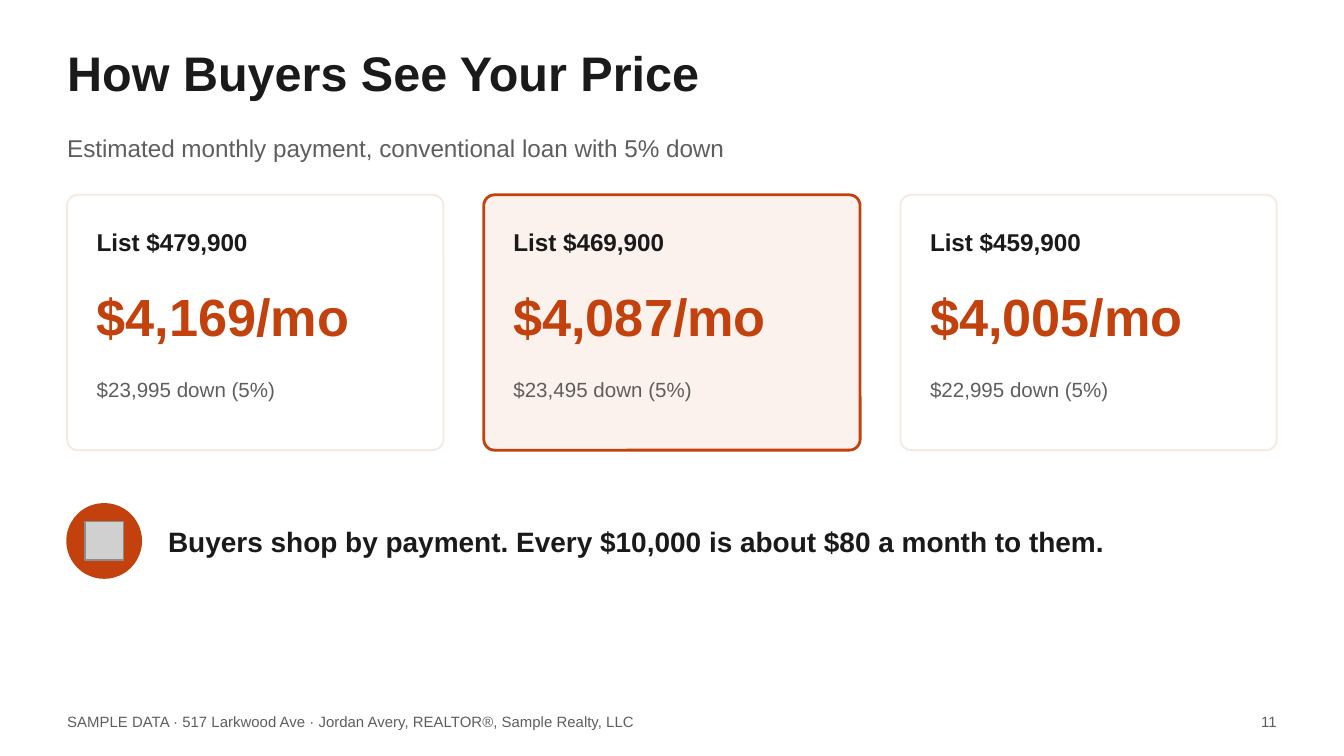
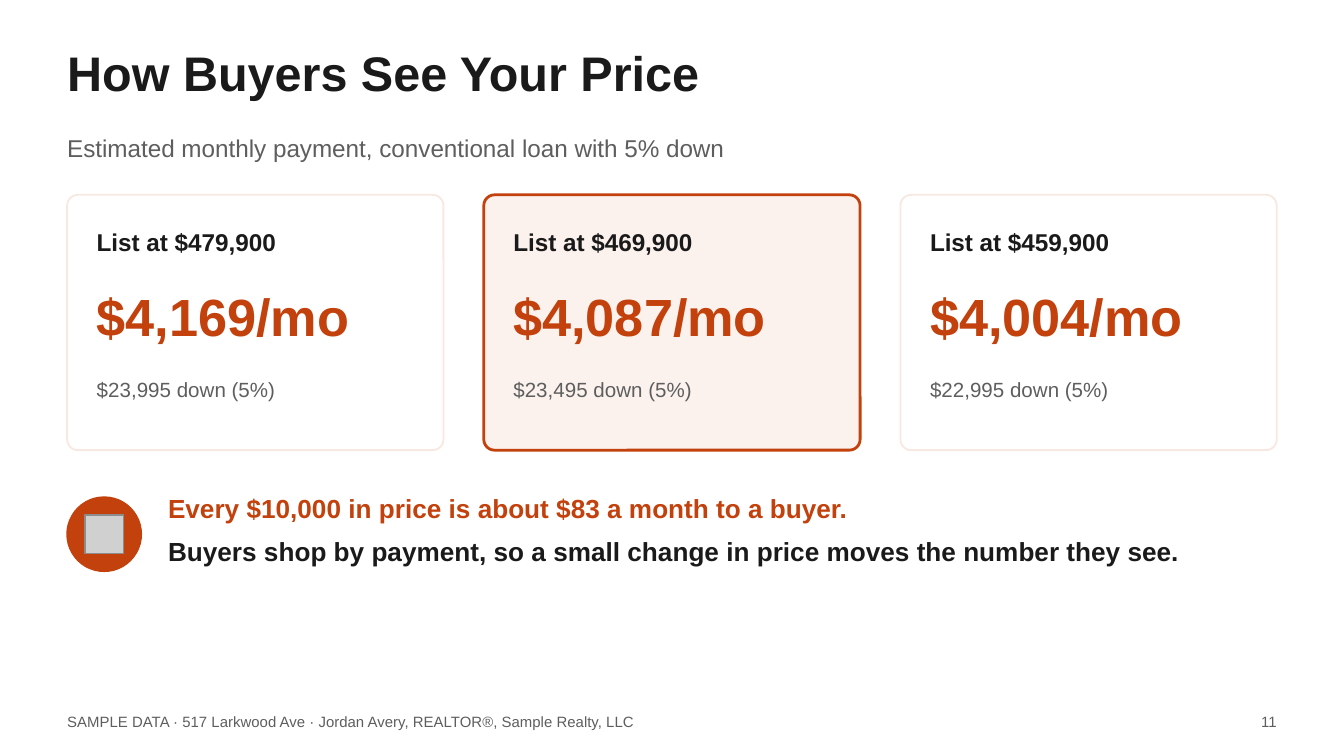
Before and after one commit to axelrivera/real-estate-skills, a slide deck: slide 11 of samples/seller-cma/517-Larkwood-Ave-Listing-Presentation.pptx. Drawn at 1344x756 pixels with LibreOffice and Linux fonts; fonts in the diff are those of the drawing; grey boxes stand for pictures. Boxes give left, top, right and bottom in pixels: in the first picture for what was removed or moved away, otherwise in the second. Text is boxed around its words. In the diff, an @@ line names an element or a change of style, - is before the commit and + after.

```diff
--- a/samples/seller-cma/517-Larkwood-Ave-Listing-Presentation.pptx
+++ b/samples/seller-cma/517-Larkwood-Ave-Listing-Presentation.pptx
@@ text at (97, 233, 276, 255): text changed @@
-List $479,900
+List at $479,900
@@ text at (513, 233, 692, 255): text changed @@
-List $469,900
+List at $469,900
@@ text at (930, 233, 1109, 255): text changed @@
-List $459,900
+List at $459,900
@@ text at (930, 297, 1182, 344): text changed @@
-$4,005/mo
+$4,004/mo
@@ ellipse: place and size @@
-ellipse at (67, 504, 141, 578)
+ellipse at (67, 497, 141, 571)
@@ text at (168, 498, 847, 524): text changed; size 15 to 14 pt; text colour #1A1A1A to #C2410C @@
-Buyers shop by payment. Every $10,000 is about $80 a month to them.
+Every $10,000 in price is about $83 a month to a buyer.
@@ picture: place and size @@
-picture at (85, 521, 124, 560)
+picture at (85, 515, 124, 554)
@@ text added at (168, 542, 1179, 566), 14 pt, text #1A1A1A, bold @@
+Buyers shop by payment, so a small change in price moves the number they see.
```
Also in this commit, not shown: 13 other slides changed, 49 other files.
